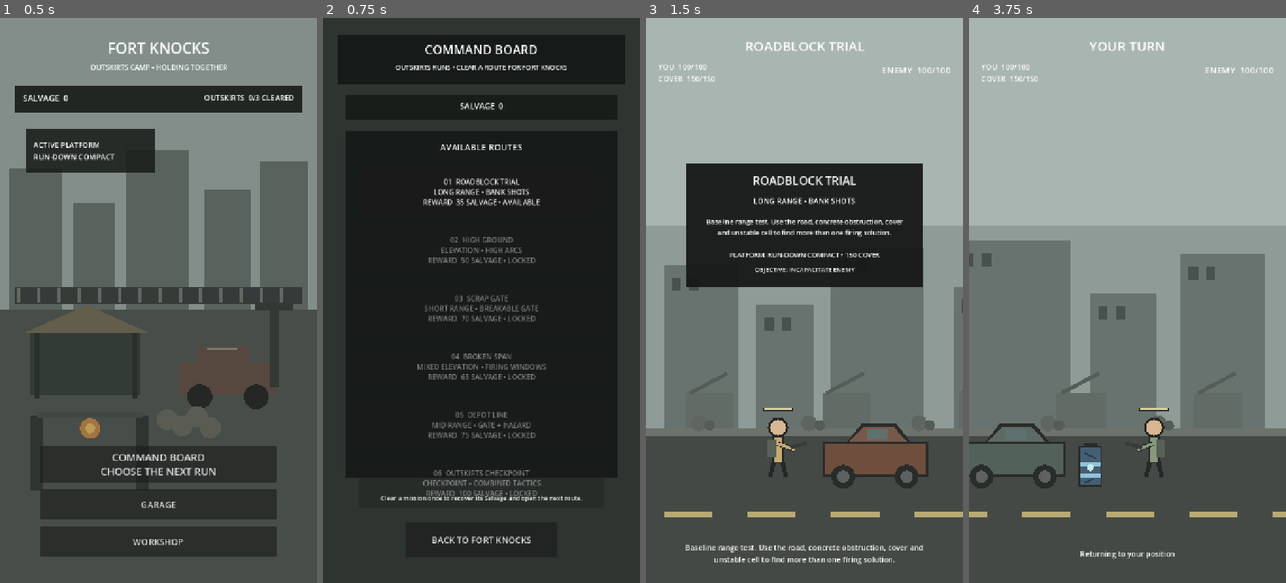
Above: before the commit, frames 1-4 (left to right).
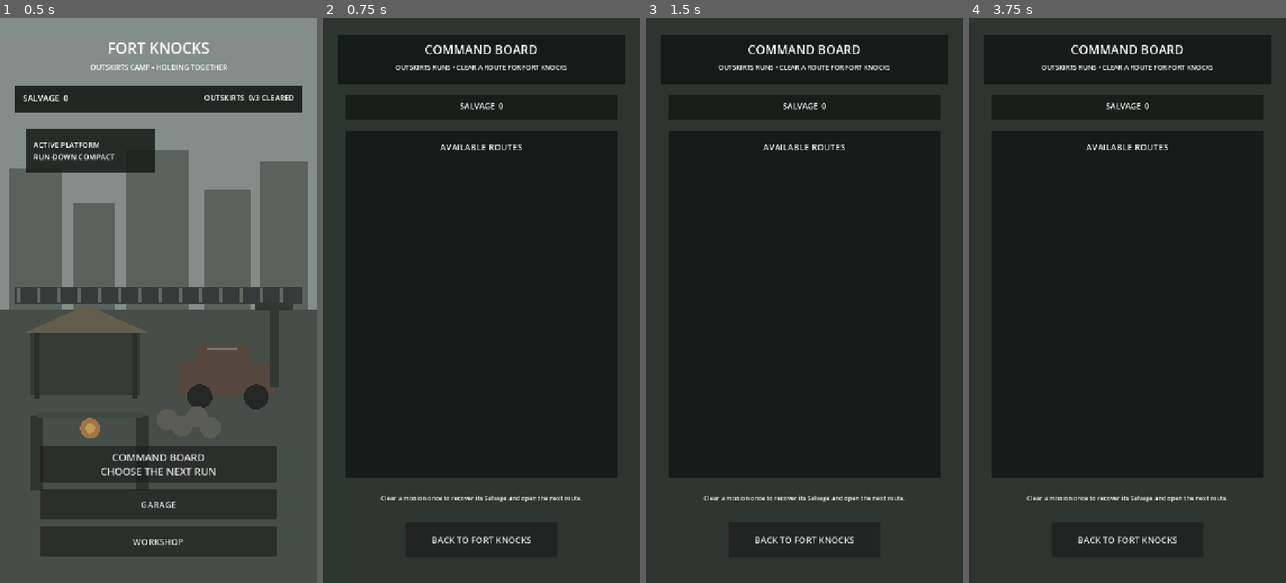
Above: after the commit, the same moments.

Repository: phantompixel-developer/FortKnocks
Game: Godot game, scene res://game/core/app.tscn
The game is run twice, just before and just after one commit, with the same random seed, the same clock (stepped at 60 frames per second) and the same inputs.
Inputs (mouse positions are in pixels of both pictures, inside the frame that each line leads up to):
- Up to frame 1 (0.5 s): no input
- Up to frame 2 (0.75 s): click "COMMAND BOARD CHOOSE THE NEXT…" at 0.5 s
- Up to frame 3 (1.5 s): click (804, 193) at 1.25 s, where only the run before the commit has a clickable "01 ROADBLOCK TRIAL LONG RANGE…"
- Up to frame 4 (3.75 s): click (1127, 537) at 2 s, where only the run after the commit has a clickable "BACK TO FORT KNOCKS"; click (1127, 464) at 2.75 s, where only the run after the commit has a clickable "COMMAND BOARD CHOOSE THE NEXT…"; move the mouse to (1197, 272) at 3.52 s; click (1197, 272) at 3.67 s

Frame 1 is identical in both runs. In frame 2, 3.2% of the frame differs, in the area x 29-71%, y 28-85%; in frame 3, 69%; in frame 4, 84%, in the area x 0-100%, y 0-96%.
Error after the commit: Cannot call method 'get_children' on a null value. (res://game/campaign/command_board.gd:23)

Commit message:
ux: make Command Board scrollable for full Outskirts route

Diff:
--- a/game/campaign/command_board.tscn
+++ b/game/campaign/command_board.tscn
@@ -84,13 +84,18 @@
 text = "AVAILABLE ROUTES"
 horizontal_alignment = 1
 
-[node name="MissionList" type="VBoxContainer" parent="MissionPanel"]
+[node name="MissionScroll" type="ScrollContainer" parent="MissionPanel"]
 layout_mode = 0
-offset_left = 30.0
-offset_top = 82.0
-offset_right = 586.0
-offset_bottom = 742.0
-theme_override_constants/separation = 20
+offset_left = 24.0
+offset_top = 78.0
+offset_right = 592.0
+offset_bottom = 748.0
+horizontal_scroll_mode = 0
+
+[node name="MissionList" type="VBoxContainer" parent="MissionPanel/MissionScroll"]
+layout_mode = 2
+custom_minimum_size = Vector2(544, 0)
+theme_override_constants/separation = 16
 
 [node name="Footer" type="Label" parent="."]
 layout_mode = 0
